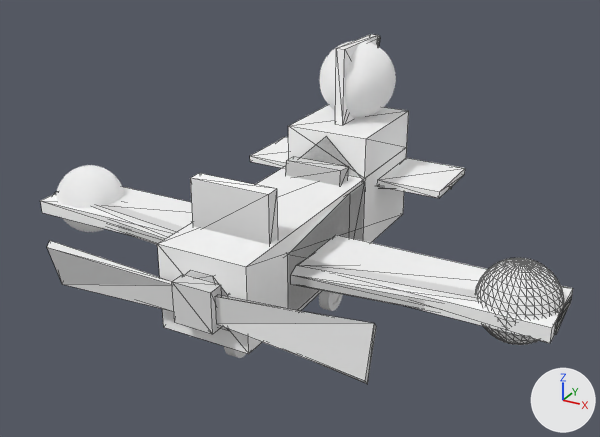
The glTF model build/assets/airplane.glb as it was, and as the next commit left it.
One viewpoint serves both versions: a 50 mm lens placed at (2.43, -4.13, 2.56), pointed at (0.24, -0.16, 0.57). The lights are fixed; the arrows at lower right show +X, +Y and +Z. Mesh edges are drawn as thin lines on the coarser meshes. Where no turn or scale is listed for an object, it has been applied to the vertices.
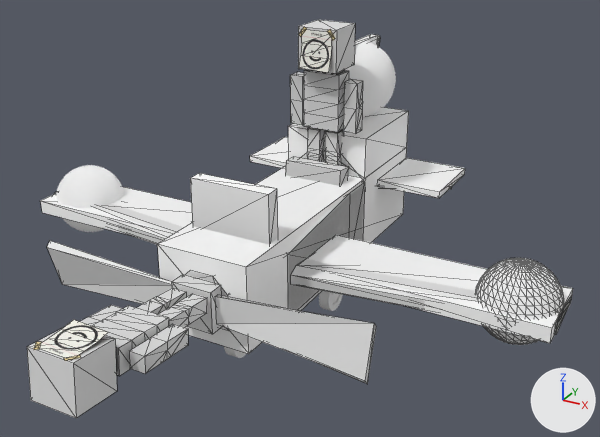
The change, as JSON lines over the scene's bpy script:
```json
{"op": "add", "block": "img_image_3", "code": ["img_image_3 = load_image('Image_3', '_unpacked/Image_3', 512, 512, 'sRGB')"]}
{"op": "add", "block": "img_image_2", "code": ["img_image_2 = load_image('Image_2', '_unpacked/Image_2', 512, 512, 'sRGB')"]}
{"op": "add", "block": "mat_boxman_001", "code": ["mat_boxman_001 = principled_material('Boxman.001')", "mat_boxman_001.texture = img_image_3"]}
{"op": "add", "block": "mat_boxman", "code": ["mat_boxman = bpy.data.materials.new('Boxman')", "# uses the picture img_image_2"]}
{"op": "add", "block": "me_mesh_24", "code": ["me_mesh_24 = bpy.data.meshes.new('Mesh_24')", "me_mesh_24.from_pydata(...)  # 116 vertices, 186 faces; spans x -0.243..0.243, y -1.043..-0.007, z -0.066..0.238", "me_mesh_24.materials.append(mat_boxman_001)  # picture img_image_3"]}
{"op": "add", "block": "me_mesh_23", "code": ["me_mesh_23 = bpy.data.meshes.new('Mesh_23')", "me_mesh_23.from_pydata(...)  # 116 vertices, 186 faces; spans x -0.243..0.243, y -0.169..0.135, z 0.011..1.038", "me_mesh_23.materials.append(mat_boxman)"]}
{"op": "add", "block": "ob_game_man_001", "code": ["ob_game_man_001 = bpy.data.objects.new('game_man.001', me_mesh_24)", "ob_game_man_001.location = (0.004, -0.955, 0.346)"]}
{"op": "add", "block": "ob_game_man", "code": ["ob_game_man = bpy.data.objects.new('game_man', me_mesh_23)", "ob_game_man.location = (0.0, 0.634, 0.523)"]}
```

Boxes [x1, y1, x2, y2] around the edits, measured in the pictures (600 x 437 px):
```json
{"object": "game_man.001", "change": "added", "after": [27, 288, 207, 418]}
{"object": "game_man", "change": "added", "after": [290, 20, 363, 165]}
{"object": "Cube010", "change": "unchanged, covered by the edit", "before": [335, 34, 378, 125], "after": [344, 34, 378, 70]}
```
